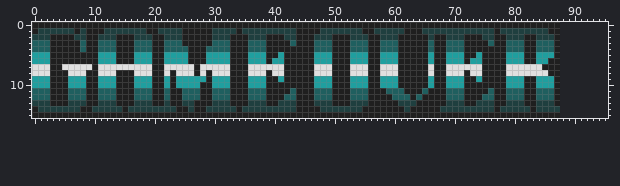
Two versions of one sprite sheet, res/maps/global/tiles_GAMEOVER_WINDOW.png. The picture above was drawn from the file before the commit.
The file is 88x16 pixels. The old version is drawn lined up with the new one, on the new canvas.
Now the later version:
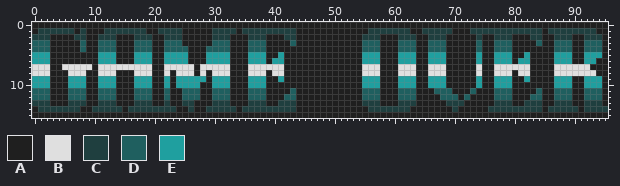
Palette (. is transparent): A #1f1f1f  B #dfdfdf  C #1f3f3f  D #1f5f5f  E #1f9f9f
Change:
canvas 88x16 -> 96x16
@@ x 45..95 @@
- 0 AAAAAAAAAAAAAAAAAAAAAAAAAAAAAAAAAAAAAAAAAAA........
- 1 AAACCCCCCCAACCCCCAAACCCCCCCCCCCCACCCCCCCCAA........
- 2 AACCCAAACCCAACCCAAAAACAACCCAAACCAACCCAACCCA........
- 3 AADDDAAADDDAADDDAAAAADAADDDAAAADAADDDAADDDA........
- 4 AADDDAAADDDAADDDAAAAADAADDDAAAAAAADDDAADDDA........
- 5 AAEEEAAAEEEAAEEEAAAAAEAAEEEAAEAAAAEEEAAEEEA........
- 6 AAEEEAAAEEEAAEEEAAAAAEAAEEEAEEAAAAEEEAAEEAA........
- 7 AABBBAAABBBAABBBAAAAABAABBBBBBAAAABBBBBBAAA........
- 8 AABBBAAABBBAABBBAAAAABAABBBABBAAAABBBBBBBAA........
- 9 AAEEEAAAEEEAAEEEAAAAAEAAEEEAAEAAAAEEEAAEEEA........
-10 AAEEEAAAEEEAAEEEAAAAAEAAEEEAAAAAAAEEEAAEEEA........
-11 AADDDAAADDDAAADDDAAADAAADDDAAAADAADDDAADDDA........
-12 AADDDAAADDDAAAADDDADAAAADDDAAADDAADDDAADDDA........
-13 AACCCAAACCCAAAAACCCAAAAACCCAACCCAACCCAACCCA........
-14 AAACCCCCCCAAAAAAACAAAAACCCCCCCCCACCCCCACCCC........
-15 AAAAAAAAAAAAAAAAAAAAAAAAAAAAAAAAAAAAAAAAAAA........
+ 0 AAAAAAAAAAAAAAAAAAAAAAAAAAAAAAAAAAAAAAAAAAAAAAAAAAA
+ 1 AAAAAAAAAAACCCCCCCAACCCCCAAACCCCCCCCCCCCACCCCCCCCAA
+ 2 AAAAAAAAAACCCAAACCCAACCCAAAAACAACCCAAACCAACCCAACCCA
+ 3 AAAAAAAAAADDDAAADDDAADDDAAAAADAADDDAAAADAADDDAADDDA
+ 4 AAAAAAAAAADDDAAADDDAADDDAAAAADAADDDAAAAAAADDDAADDDA
+ 5 AAAAAAAAAAEEEAAAEEEAAEEEAAAAAEAAEEEAAEAAAAEEEAAEEEA
+ 6 AAAAAAAAAAEEEAAAEEEAAEEEAAAAAEAAEEEAEEAAAAEEEAAEEAA
+ 7 AAAAAAAAAABBBAAABBBAABBBAAAAABAABBBBBBAAAABBBBBBAAA
+ 8 AAAAAAAAAABBBAAABBBAABBBAAAAABAABBBABBAAAABBBBBBBAA
+ 9 AAAAAAAAAAEEEAAAEEEAAEEEAAAAAEAAEEEAAEAAAAEEEAAEEEA
+10 AAAAAAAAAAEEEAAAEEEAAEEEAAAAAEAAEEEAAAAAAAEEEAAEEEA
+11 AAAAAAAAAADDDAAADDDAAADDDAAADAAADDDAAAADAADDDAADDDA
+12 AAAAAAAAAADDDAAADDDAAAADDDADAAAADDDAAADDAADDDAADDDA
+13 AAAAAAAAAACCCAAACCCAAAAACCCAAAAACCCAACCCAACCCAACCCA
+14 AAAAAAAAAAACCCCCCCAAAAAAACAAAAACCCCCCCCCACCCCCACCCC
+15 AAAAAAAAAAAAAAAAAAAAAAAAAAAAAAAAAAAAAAAAAAAAAAAAAAA
Boxes around the changes in both pictures, in picture pixels (x1, y1, x2, y2):
changed: (314, 22, 608, 118)
